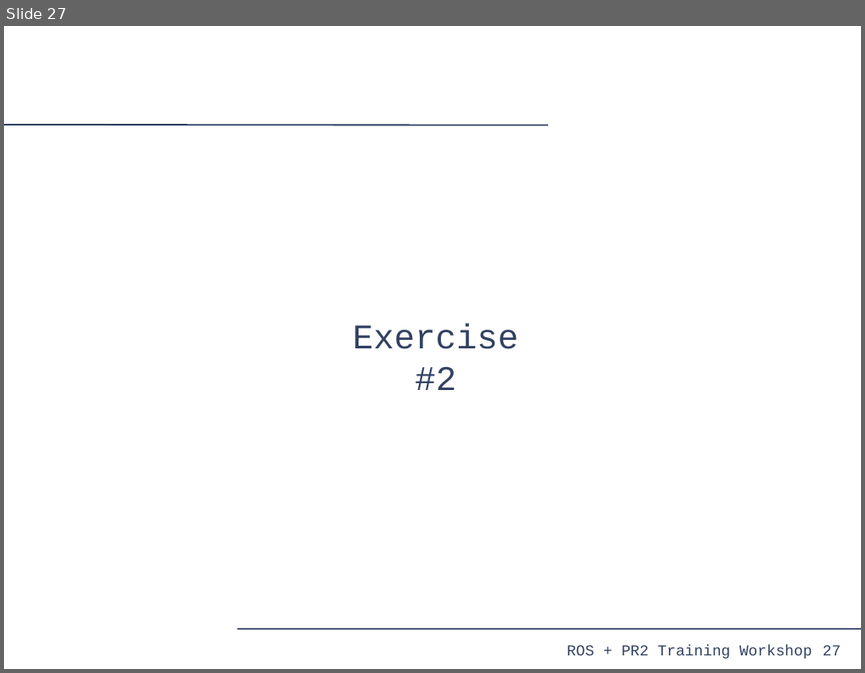
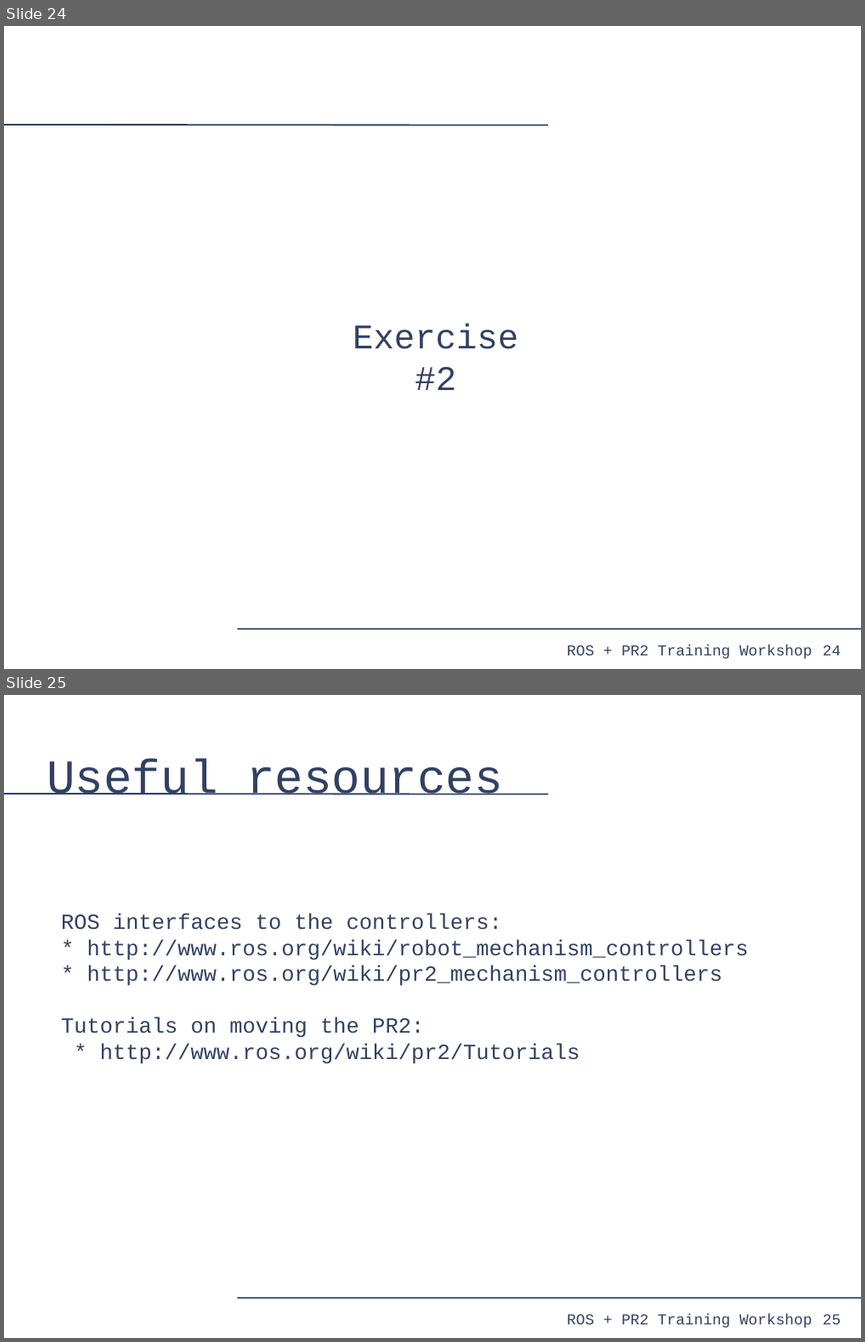
Before and after one commit to PR2/pr2_docs, a slide deck: pr2_training_workshop/moving_mechanism/slides.odp. Shown one above the other, each under a label of ours: slide 27 before the commit, slides 24 and 25 after it. The pictures are 865x673 and 865x1342 pixels, drawn with LibreOffice and Linux fonts; fonts in the diff are those of the drawing. Boxes give left, top, right and bottom in pixels: in the first picture for what was removed or moved away, otherwise in the second. Text is boxed around its words. In the diff, an @@ line names an element or a change of style, - is before the commit and + after.

```diff
--- a/pr2_training_workshop/moving_mechanism/slides.odp
+++ b/pr2_training_workshop/moving_mechanism/slides.odp
@@ slide 25 added at [4, 695, 861, 1338], background #FFFFFF; not listed: 4 template elements that a slide beside it also shows @@
@@ title added at [46, 759, 503, 795], 44 pt, text #314162 @@
+Useful resources
@@ text added at [61, 913, 749, 1064], 20 pt, text #314162 @@
+ROS interfaces to the controllers:
+* http://www.ros.org/wiki/robot_mechanism_controllers
+* http://www.ros.org/wiki/pr2_mechanism_controllers
+Tutorials on moving the PR2:
+* http://www.ros.org/wiki/pr2/Tutorials
@@ what was slide 27 is now slide 24 @@
@@ page number at [823, 645, 840, 655]: text changed @@
-27
+24
```
Also in this commit, not shown: 6 slides removed.
